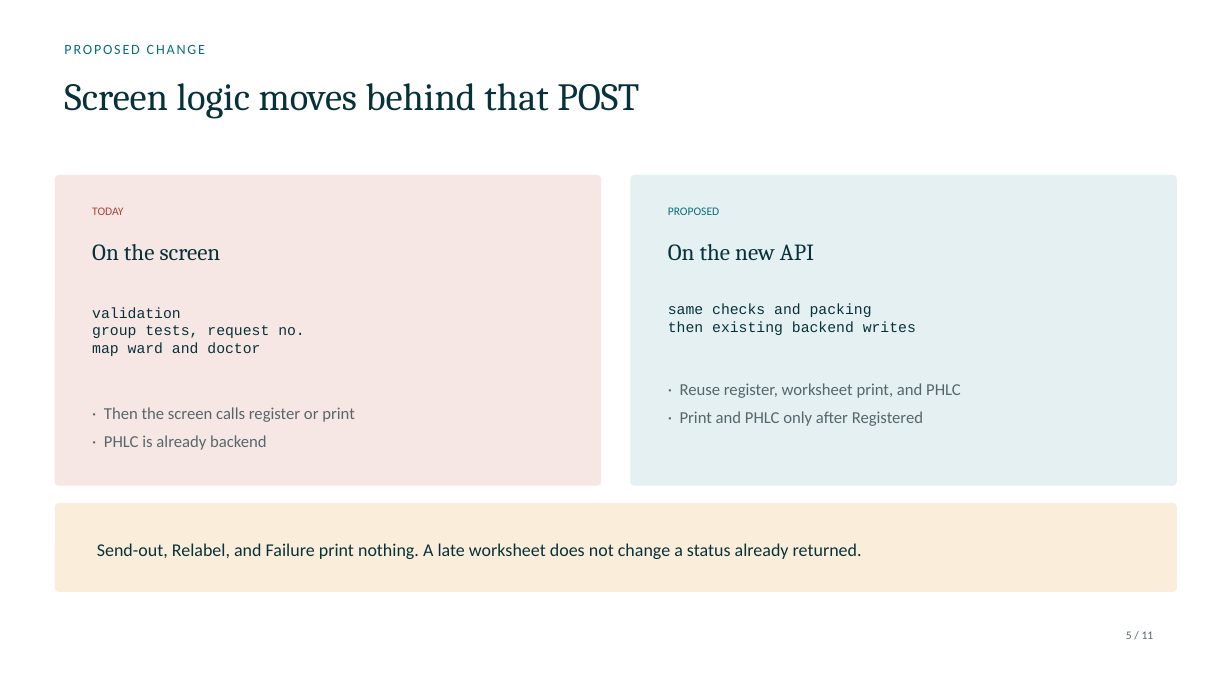
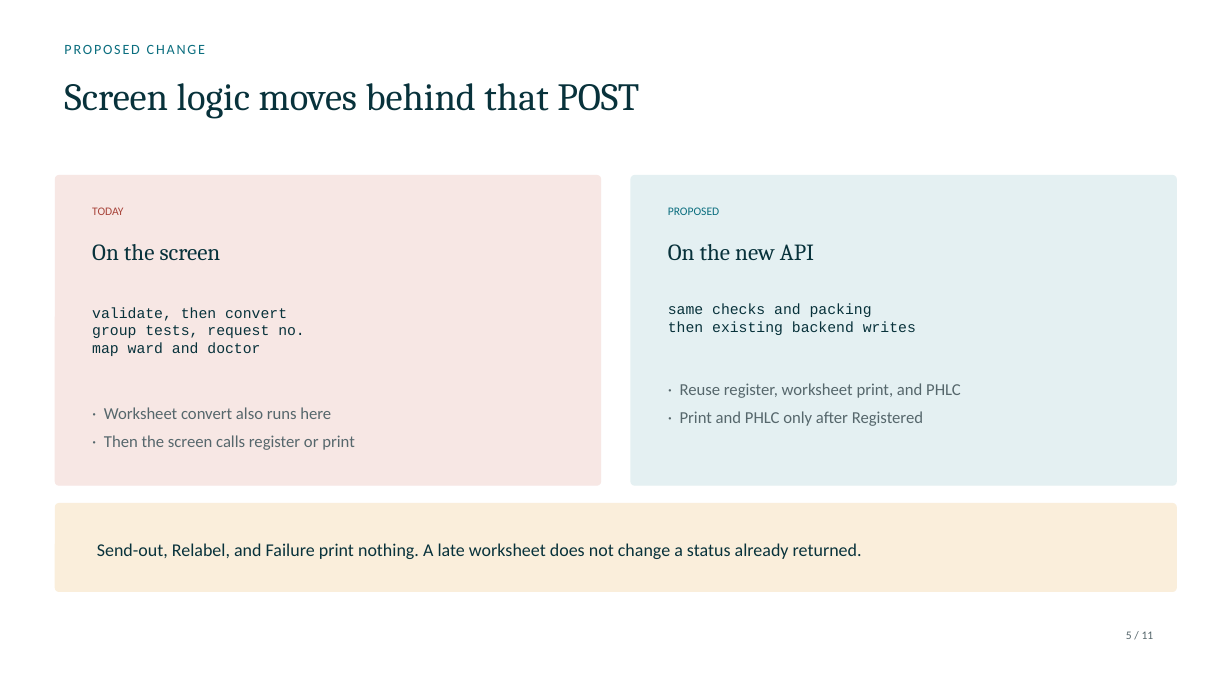
Before and after one commit to DragonChong/HA-Notes, a slide deck: slide 5 of SDLC/Projects/TMP-specimen-sorter-api — Specimen Sorter API/assets/Specimen Sorter API.pptx. Drawn at 1232x693 pixels with LibreOffice and Linux fonts; fonts in the diff are those of the drawing. Boxes give left, top, right and bottom in pixels: in the first picture for what was removed or moved away, otherwise in the second. Text is boxed around its words. In the diff, an @@ line names an element or a change of style, - is before the commit and + after.

```diff
--- a/SDLC/Projects/TMP-specimen-sorter-api — Specimen Sorter API/assets/Specimen Sorter API.pptx
+++ b/SDLC/Projects/TMP-specimen-sorter-api — Specimen Sorter API/assets/Specimen Sorter API.pptx
@@ text at [92, 307, 287, 321]: text changed @@
-validation
+validate, then convert
@@ text at [104, 407, 331, 419]: paragraph added @@
+· Worksheet convert also runs here
@@ text at [104, 435, 267, 450]: paragraph removed @@
-· PHLC is already backend
```
Also in this commit, not shown: 5 other slides changed, 4 other files.
